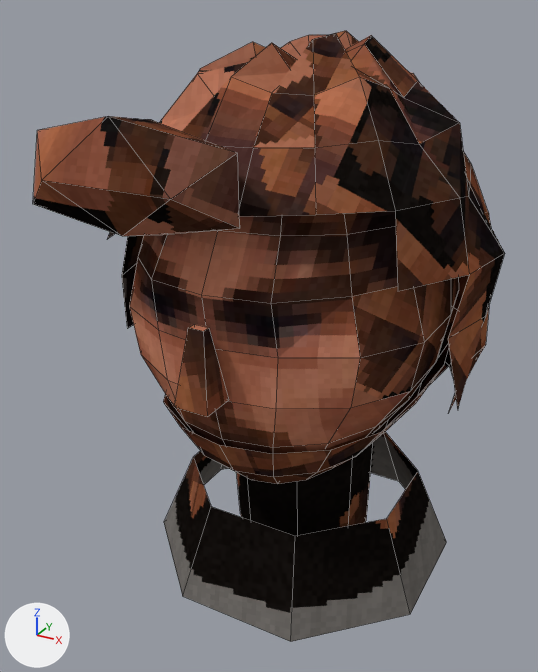
The Blender file assets/heads/hero/head.blend: old version first, new version second.
Before and after are seen from a 50 mm camera at (0.21, -0.426, 1.854) aimed at (-0.019, -0.01, 1.646). Lighting does not change. The marker at lower left points along +X, +Y and +Z. The picture after the commit comes second. Mesh edges are drawn as thin lines.

The scene before the commit, as lines of its bpy script (objects in view):
```python
me_hero_head = bpy.data.meshes.new('hero_head')
me_hero_head.from_pydata(...)  # 608 vertices, 422 faces; spans x -0.135..0.129, y -0.15..0.15, z 1.47..1.842
me_hero_head.materials.append(mat_hero_head_mat)  # picture img_face_atlas_png
ob_hero_head = bpy.data.objects.new('hero_head', me_hero_head)
ob_hero_head.location = (0.0, 0.0, 0.0)
```
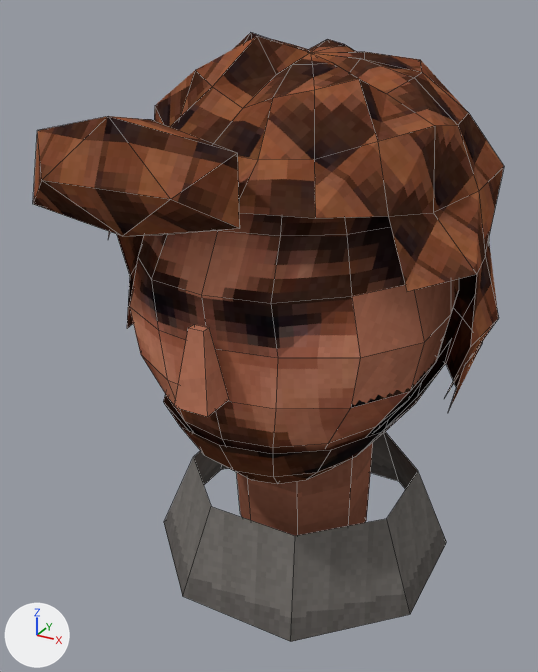
Boxes (x1, y1, x2, y2) around the edits, measured in the pictures (538 x 672 px; the box of a moved part takes in the faces that stretch with it):
'hero_head', reshaped, surface changed: before (33, 31, 505, 642); after (33, 32, 504, 642)
part 1 of me_hero_head, moved or reshaped: before (107, 31, 505, 411); after (108, 32, 504, 412)
part 2 of me_hero_head, surface changed: (33, 39, 495, 642) in both

Patch to the scene script:
```diff
--- a/assets/heads/hero/head.blend.py
+++ b/assets/heads/hero/head.blend.py
@@ me_hero_head @@
 # used by ob_hero_head; location = (0.0, 0.0, 0.0)
-me_hero_head.from_pydata(...)  # 608 vertices, 422 faces; spans x -0.135..0.129, y -0.15..0.15, z 1.47..1.842
+me_hero_head.from_pydata(...)  # 608 vertices, 422 faces; spans x -0.139..0.13, y -0.15..0.156, z 1.47..1.841
+# me_hero_head part 1: 186 of 608 vertices moved; they spanned x -0.135..0.129, y -0.14..0.15, z 1.524..1.842 and now span x -0.139..0.13, y -0.138..0.156, z 1.524..1.841; mean shift (0.0, 0.001, 0.0); largest move (0.095, 0.046, 1.752) -> (0.113, 0.053, 1.765)
+# me_hero_head part 2: texture (UV) coordinates of 382 of 422 faces, centred in x -0.123..0.121, y -0.146..0.142, z 1.485..1.834, changed; they spanned u 0.01..0.96, v 0.01..0.99 and now span u 0.01..0.98, v 0.01..0.99
 me_hero_head.materials.append(mat_hero_head_mat)
```
